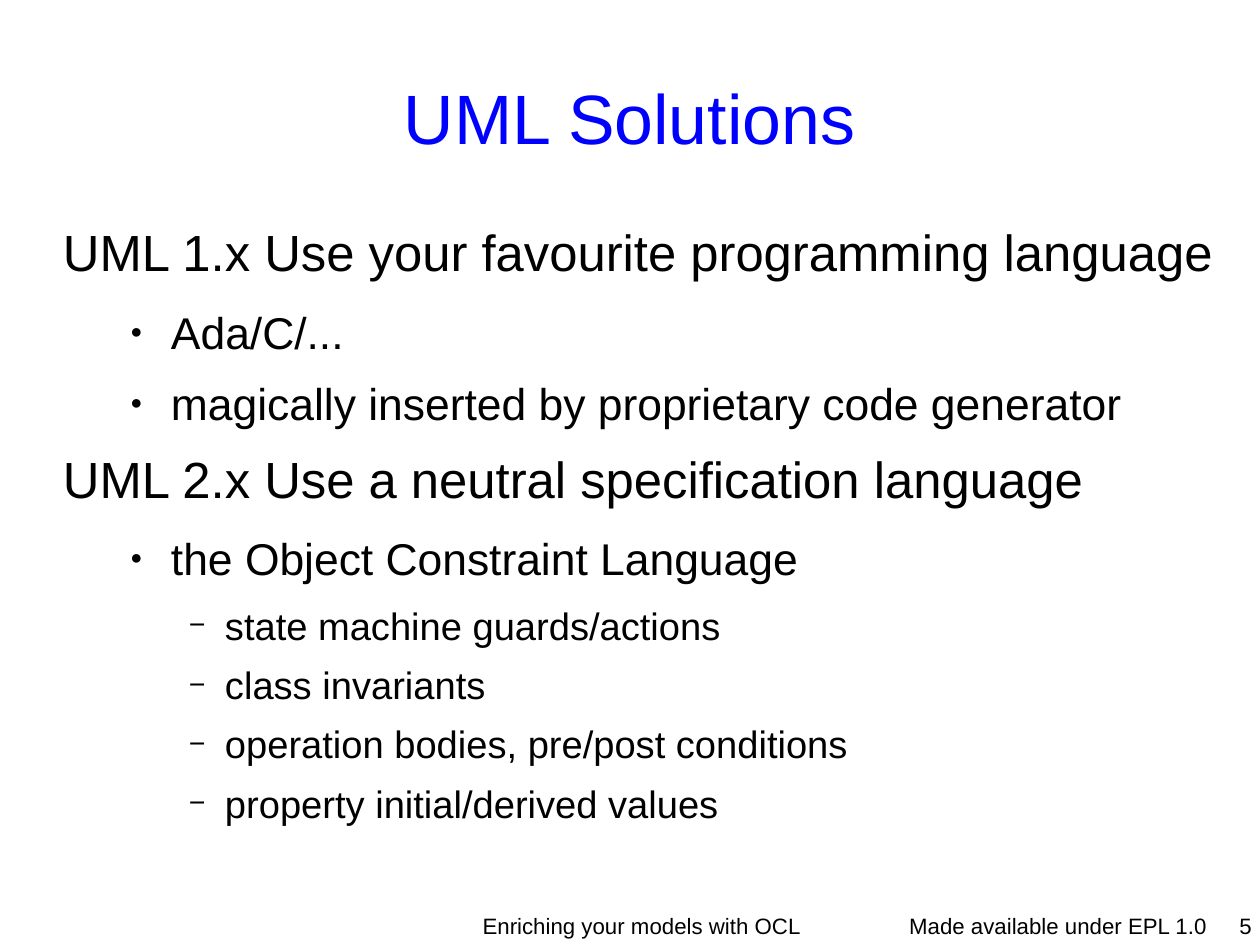
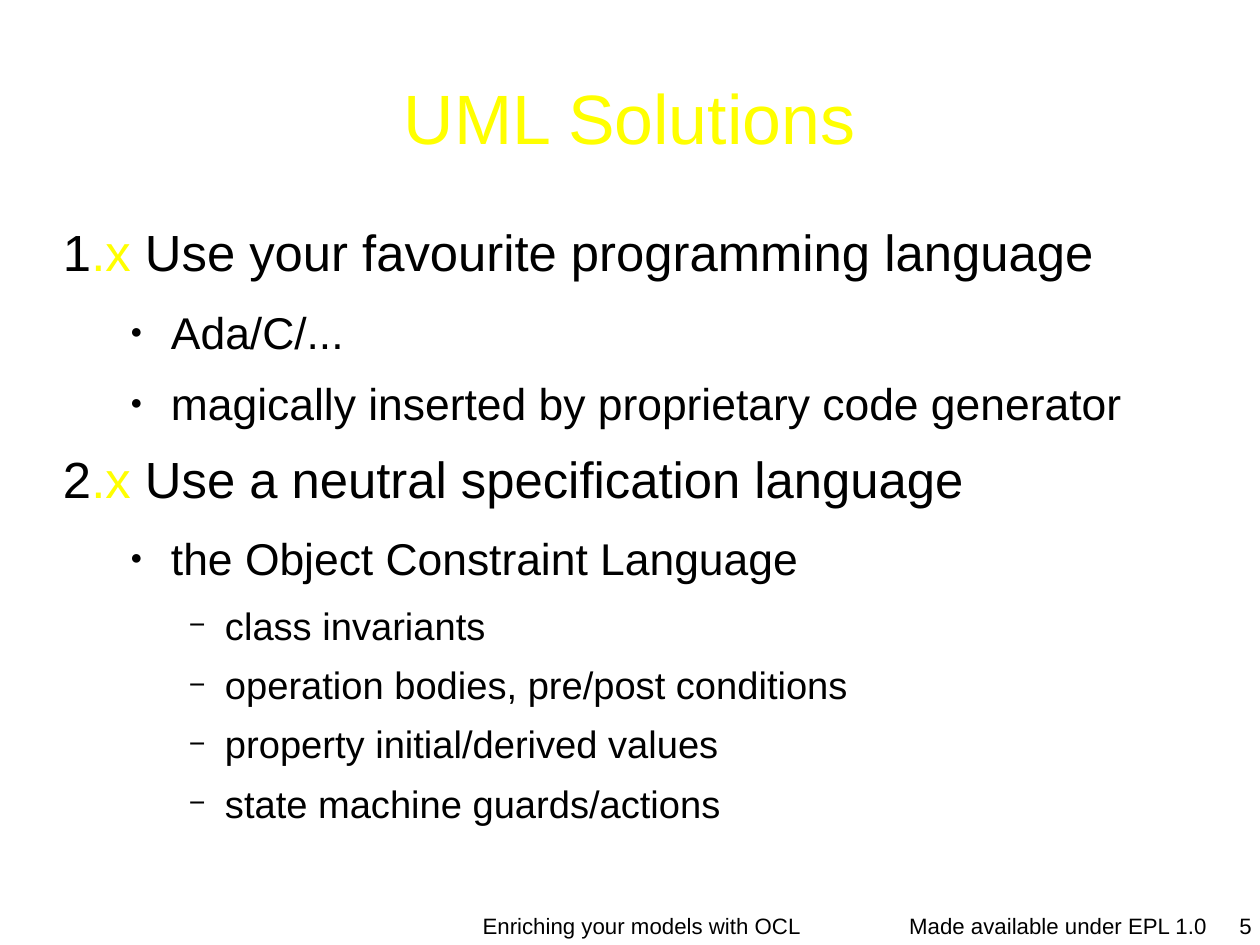
Before and after one commit to eclipse-ocl/ocl-website, a slide deck: slide 5 of ocl/docs/publications/ESE2010LongTalk/EnrichingWithOCL.odp. Drawn at 1260x945 pixels with LibreOffice and Linux fonts; fonts in the diff are those of the drawing; background and template pictures are left out. Boxes give left, top, right and bottom in pixels: in the first picture for what was removed or moved away, otherwise in the second. Text is boxed around its words. In the diff, an @@ line names an element or a change of style, - is before the commit and + after.

```diff
--- a/ocl/docs/publications/ESE2010LongTalk/EnrichingWithOCL.odp
+++ b/ocl/docs/publications/ESE2010LongTalk/EnrichingWithOCL.odp
@@ title "UML Solutions" at (x1=404, y1=93, x2=855, y2=145): text colour #0000FF to #FFFF00 @@
@@ text at (x1=63, y1=234, x2=1093, y2=282): text changed @@
-UML 1.x Use your favourite programming language
+1.x Use your favourite programming language
@@ text at (x1=63, y1=461, x2=963, y2=508): text changed @@
-UML 2.x Use a neutral specification language
+2.x Use a neutral specification language
@@ text at (x1=225, y1=612, x2=721, y2=648): paragraph removed @@
-    − state machine guards/actions
@@ text at (x1=225, y1=790, x2=721, y2=826): paragraph added @@
+    − state machine guards/actions
```
Also in this commit, not shown: 20 other slides changed, 5 slides added.
